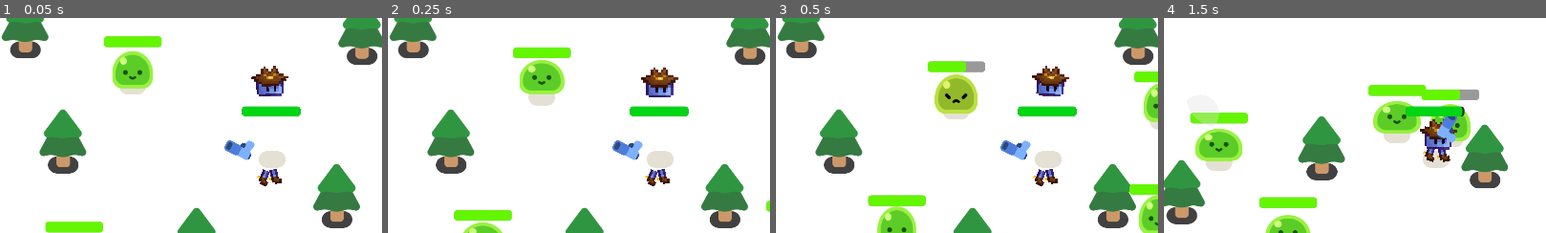
Above: before the commit, frames 1-4 (left to right).
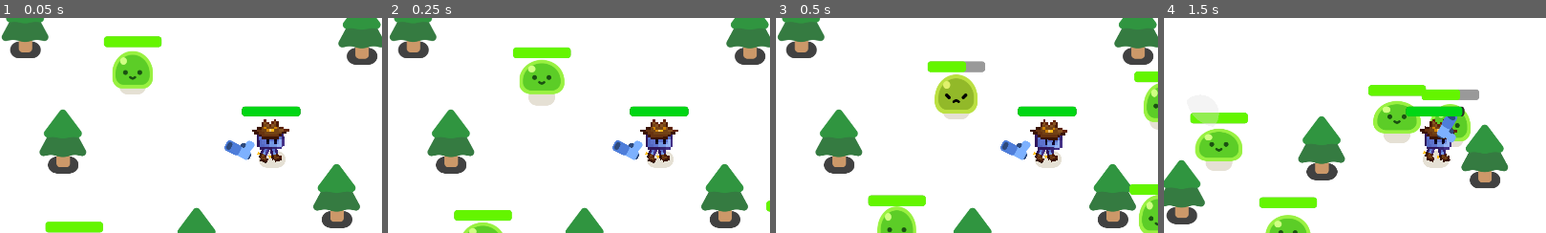
Above: after the commit, the same moments.

Repository: Jarah-Marshall/first_game
Game: Godot game, scene res://survivors_game.tscn
The game is run twice, just before and just after one commit, with the same random seed, the same clock (stepped at 60 frames per second) and the same inputs.
Inputs:
- Up to frame 1 (0.05 s): no input
- Up to frame 2 (0.25 s): no input
- Up to frame 3 (0.5 s): no input
- Up to frame 4 (1.5 s): hold D (move_right) 0.53-1.28 s; hold S (move_down) from 1.28 s (still down)
The pictures show only the part of the screen within x 14-64%, y 17-67%; the shares and areas given below are measured in that part.

The runs differ from the first frame. In frame 1, 2.4% of the frame differs, in the area x 65-76%, y 22-79%; in frame 2, 2.4%; in frame 3, 2.4%; in frame 4, nothing differs.

Commit message:
Idle and reset anim fix

Diff:
--- a/characters/happy_boo/happy_boo.tscn
+++ b/characters/happy_boo/happy_boo.tscn
@@ -19,7 +19,7 @@
 "times": PackedFloat32Array(0),
 "transitions": PackedFloat32Array(1),
 "update": 0,
-"values": [Vector2(-10.6303, -27.3998)]
+"values": [Vector2(-10.63, -86)]
 }
 tracks/1/type = "value"
 tracks/1/imported = false
@@ -43,7 +43,7 @@
 "times": PackedFloat32Array(0),
 "transitions": PackedFloat32Array(1),
 "update": 0,
-"values": [Vector2(9.20459, -29.9444)]
+"values": [Vector2(9.205, -86)]
 }
 tracks/3/type = "value"
 tracks/3/imported = false
@@ -67,7 +67,7 @@
 "times": PackedFloat32Array(0),
 "transitions": PackedFloat32Array(1),
 "update": 0,
-"values": [Vector2(-1.73067, -36.6061)]
+"values": [Vector2(-1.731, 97)]
 }
 tracks/5/type = "value"
 tracks/5/imported = false
@@ -119,7 +119,7 @@
 "times": PackedFloat32Array(0),
 "transitions": PackedFloat32Array(1),
 "update": 0,
-"values": [Vector2(-10.6303, -27.3998)]
+"values": [Vector2(-10.63, -86)]
 }
 tracks/1/type = "value"
 tracks/1/imported = false
@@ -143,7 +143,7 @@
 "times": PackedFloat32Array(0),
 "transitions": PackedFloat32Array(1),
 "update": 0,
-"values": [Vector2(9.20459, -29.9444)]
+"values": [Vector2(9.205, -86)]
 }
 tracks/3/type = "value"
 tracks/3/imported = false
@@ -167,7 +167,7 @@
 "times": PackedFloat32Array(0, 0.4, 0.8),
 "transitions": PackedFloat32Array(0.466516, 0.189465, 1),
 "update": 0,
-"values": [Vector2(-1.73067, -36.6061), Vector2(-1.731, -32), Vector2(-1.731, -38)]
+"values": [Vector2(-1.731, 97), Vector2(-1.731, 98), Vector2(-1.731, 99)]
 }
 tracks/5/type = "value"
 tracks/5/imported = false
@@ -179,7 +179,7 @@
 "times": PackedFloat32Array(0, 0.4),
 "transitions": PackedFloat32Array(2.46229, 0.535887),
 "update": 0,
-"values": [-0.0250386, 0.0698132]
+"values": [-0.017453292519943295, 0.03490658503988659]
 }
 tracks/6/type = "value"
 tracks/6/imported = false
@@ -233,7 +233,7 @@
 "times": PackedFloat32Array(0, 0.3, 0.466666),
 "transitions": PackedFloat32Array(1, 0.5, 2),
 "update": 0,
-"values": [0.4009, 0.4009, 0.24434609527920614]
+"values": [0.4009, 0.4009, 0.24434609527920617]
 }
 tracks/2/type = "value"
 tracks/2/imported = false
@@ -281,7 +281,7 @@
 "times": PackedFloat32Array(0, 0.166667, 0.3, 0.466667),
 "transitions": PackedFloat32Array(0.392292, 1.31951, 0.267943, 1.8025),
 "update": 0,
-"values": [-0.017453292519943295, -0.03490658503988659, 0.017453292519943295, 0.03490658503988659]
+"values": [-0.01745329251994329, -0.03490658503988659, 0.01745329251994329, 0.03490658503988659]
 }
 
 [sub_resource type="AnimationLibrary" id="AnimationLibrary_wrcpu"]
@@ -311,7 +311,7 @@
 
 [node name="SquareUpperLegL" type="Sprite2D" parent="Colorizer" unique_id=1796249940]
 texture_filter = 1
-position = Vector2(-10.6303, -27.3998)
+position = Vector2(-10.63, -86)
 rotation = 0.4009
 scale = Vector2(6.2, 6.212)
 texture = ExtResource("3_v1xj4")
@@ -320,7 +320,7 @@
 
 [node name="SquareUpperLegR" type="Sprite2D" parent="Colorizer" unique_id=7165740]
 texture_filter = 1
-position = Vector2(9.20459, -29.9444)
+position = Vector2(9.205, -86)
 rotation = -0.213676
 scale = Vector2(6.2, 6.2)
 texture = ExtResource("4_2wjx3")
@@ -329,7 +329,7 @@
 
 [node name="SquareBody" type="Sprite2D" parent="Colorizer" unique_id=1884494351]
 texture_filter = 1
-position = Vector2(-1.73067, -36.6061)
+position = Vector2(-1.731, 97)
 rotation = -0.0250386
 scale = Vector2(6.2585135, 6.2970676)
 texture = ExtResource("5_l3moq")
Not shown: 1 places in characters/slime/slime.tscn that only renumber resources
